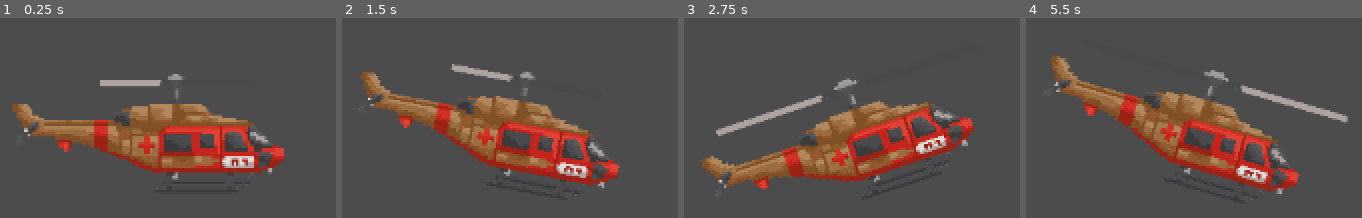
Above: before the commit, frames 1-4 (left to right).
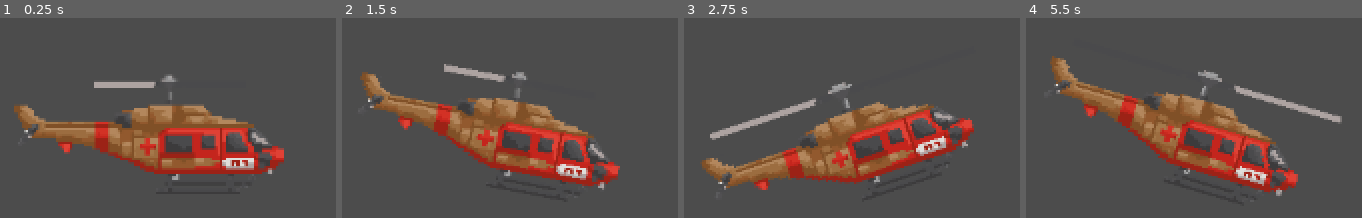
Above: after the commit, the same moments.

Repository: KeroPH/evac-havoc-3
Game: Godot game, scene res://scenes/helicopters/Army.tscn
Same seed, same stepped clock (60 frames per second), same inputs: the game is played once before the commit and once after it. This scene is started directly instead of the project's main scene.
Inputs (mouse positions are in pixels of both pictures, inside the frame that each line leads up to):
- Up to frame 1 (0.25 s): no input
- Up to frame 2 (1.5 s): tap Enter at 0.5 s; move the mouse to (outside the picture) at 0.52 s; hold Right (move_right) 0.53-1.25 s; click (outside the picture) at 0.67 s; tap Up (move_up) at 0.77 s; drag from (outside the picture) to (526, 88) at 1.27 s
- Up to frame 3 (2.75 s): move the mouse to (outside the picture) at 2.02 s; hold Left (move_left) from 2.03 s (still down)
- Up to frame 4 (5.5 s): release Left (move_left) at 2.75 s; drag from (outside the picture) to (outside the picture) at 2.77 s; move the mouse to (outside the picture) at 3.52 s; hold Right (move_right) 3.53-4.25 s; tap Up (move_up) at 3.77 s; drag from (outside the picture) to (outside the picture) at 4.27 s; move the mouse to (1294, 124) at 5.02 s; hold Right (move_right) from 5.03 s (still down); click (1294, 124) at 5.17 s

The runs differ from the first frame. In frame 1, 5.3% of the frame differs, in the area x 3-85%, y 28-81%; in frame 2, 4.8%; in frame 3, 5.3%; in frame 4, 6.1%, in the area x 7-96%, y 19-89%.

Commit message:
Add new helicopter scenes and update existing ones with positioning and visibility adjustments

Diff:
--- a/scenes/helicopters/Army.tscn
+++ b/scenes/helicopters/Army.tscn
@@ -6,15 +6,14 @@
 [node name="player" instance=ExtResource( 1 )]
 
 [node name="body_sprite" parent="." index="0"]
-position = Vector2( -38.1484, 19.0742 )
-scale = Vector2( 7.08288, 7.08288 )
 texture = ExtResource( 2 )
 
 [node name="body_shape" parent="." index="1"]
-polygon = PoolVector2Array( 276.141, 98.1886, 234.813, 133.158, 183.949, 164.948, 158.517, 184.023, -60.8366, 180.844, -35.4044, 168.127, -19.5092, 142.695, -51.2995, 129.979, -156.208, 91.8306, -267.474, 50.5031, -289.727, 75.9354, -327.875, 44.1451, -420.067, 56.8612, -404.172, 28.2499, -423.246, -48.0469, -397.814, -48.0469, -343.771, -3.54044, -184.819, -6.71947, -126.793, -33.8116, 12.2811, -54.405, 104.252, -47.8997, 135.246, -19.7234, 190.307, 2.81763, 241.172, 50.5031, 272.962, 72.7564 )
+visible = true
 
 [node name="shape" parent="top_prop" index="0"]
-position = Vector2( -128.474, 0.630859 )
+visible = true
+position = Vector2( -135.784, -3.33252 )
 
 [node name="sprite" parent="top_prop" index="1"]
-position = Vector2( -122.838, -2.1868 )
+position = Vector2( -138.963, 3.02552 )
--- /dev/null
+++ b/scenes/helicopters/Police.tscn
@@ -0,0 +1,23 @@
+[gd_scene load_steps=2 format=2]
+
+[ext_resource path="res://scenes/player.tscn" type="PackedScene" id=1]
+
+[node name="player" instance=ExtResource( 1 )]
+
+[node name="body_sprite" parent="." index="0"]
+position = Vector2( -38.1484, 19.0742 )
+scale = Vector2( 7.08288, 7.08288 )
+
+[node name="body_shape" parent="." index="1"]
+visible = true
+polygon = PoolVector2Array( 276.141, 98.1886, 234.813, 133.158, 183.949, 164.948, 158.517, 184.023, -60.8366, 180.844, -35.4044, 168.127, -19.5092, 142.695, -51.2995, 129.979, -156.208, 91.8306, -267.474, 50.5031, -289.727, 75.9354, -327.875, 44.1451, -420.067, 56.8612, -404.172, 28.2499, -423.246, -48.0469, -397.814, -48.0469, -343.771, -3.54044, -184.819, -6.71947, -126.793, -33.8116, 12.2811, -54.405, 104.252, -47.8997, 135.246, -19.7234, 190.307, 2.81763, 241.172, 50.5031, 272.962, 72.7564 )
+
+[node name="shape" parent="top_prop" index="0"]
+visible = true
+position = Vector2( -75.3828, 3.02551 )
+
+[node name="sprite" parent="top_prop" index="1"]
+position = Vector2( -81.7408, 3.02553 )
+
+[node name="shape" parent="back_prop" index="0"]
+position = Vector2( -2.51923, 41.1878 )
